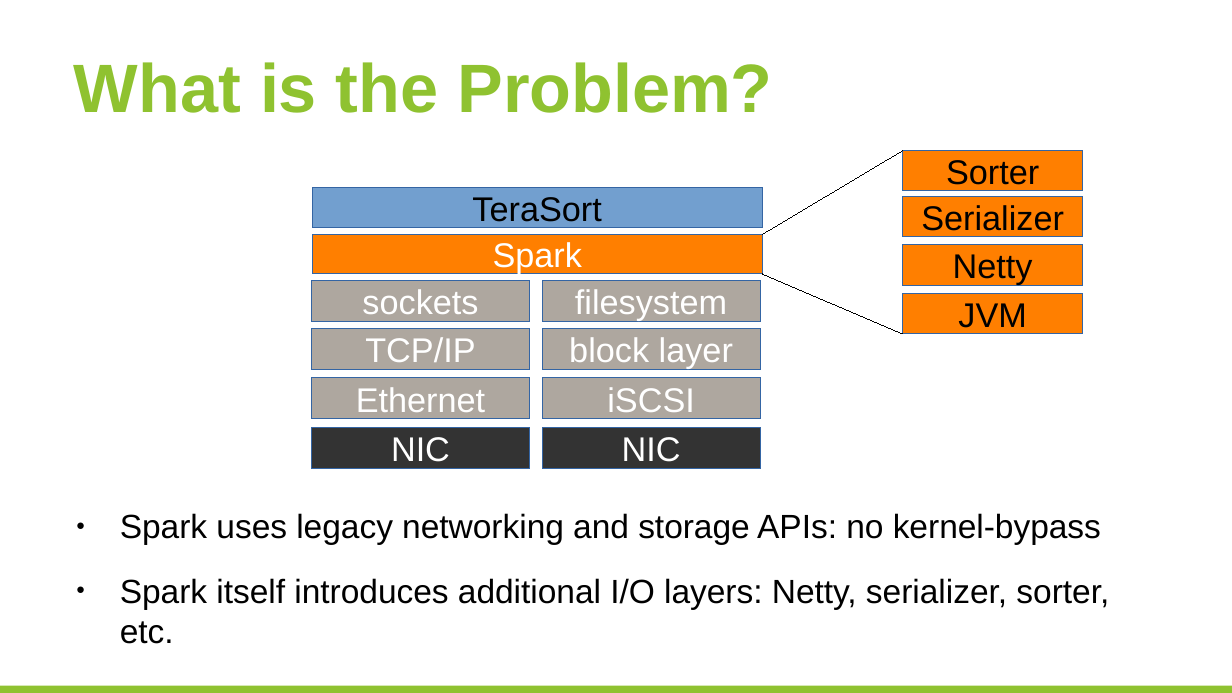
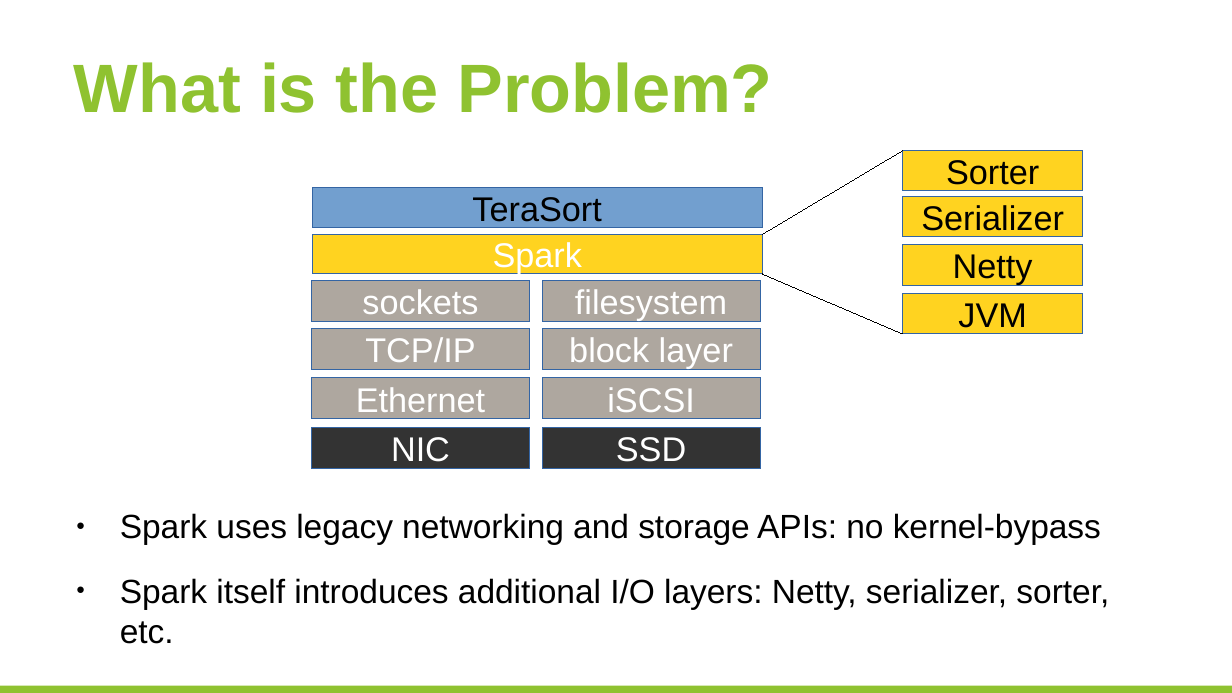
Before and after one commit to huangyibo/spark-summit-17, a slide deck: slide 10 of crail-spark-summit.odp. Drawn at 1232x693 pixels with LibreOffice and Linux fonts; fonts in the diff are those of the drawing; background and template pictures are left out. Boxes give left, top, right and bottom in pixels: in the first picture for what was removed or moved away, otherwise in the second. Text is boxed around its words. In the diff, an @@ line names an element or a change of style, - is before the commit and + after.

```diff
--- a/crail-spark-summit.odp
+++ b/crail-spark-summit.odp
@@ fill #FF7F00 to #FFD320 in 5 elements at [903,293,1083,334], [903,245,1083,286], [903,150,1083,191], [903,196,1083,237], [313,234,763,274] @@
@@ text in rectangle at [616,437,686,462]: text changed @@
-NIC
+SSD
```
Also in this commit, not shown: 10 other slides changed, 3 slides added, 3 slides removed, 1 other file.
